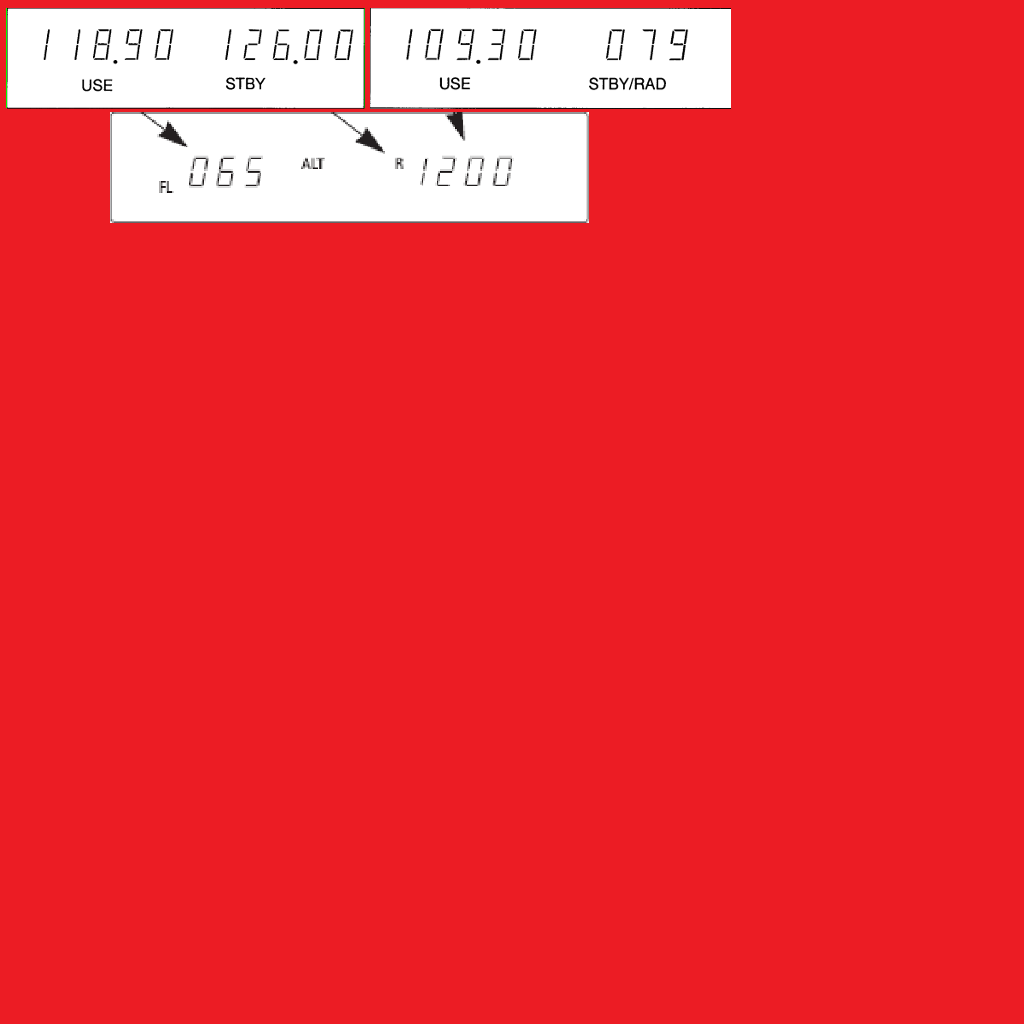
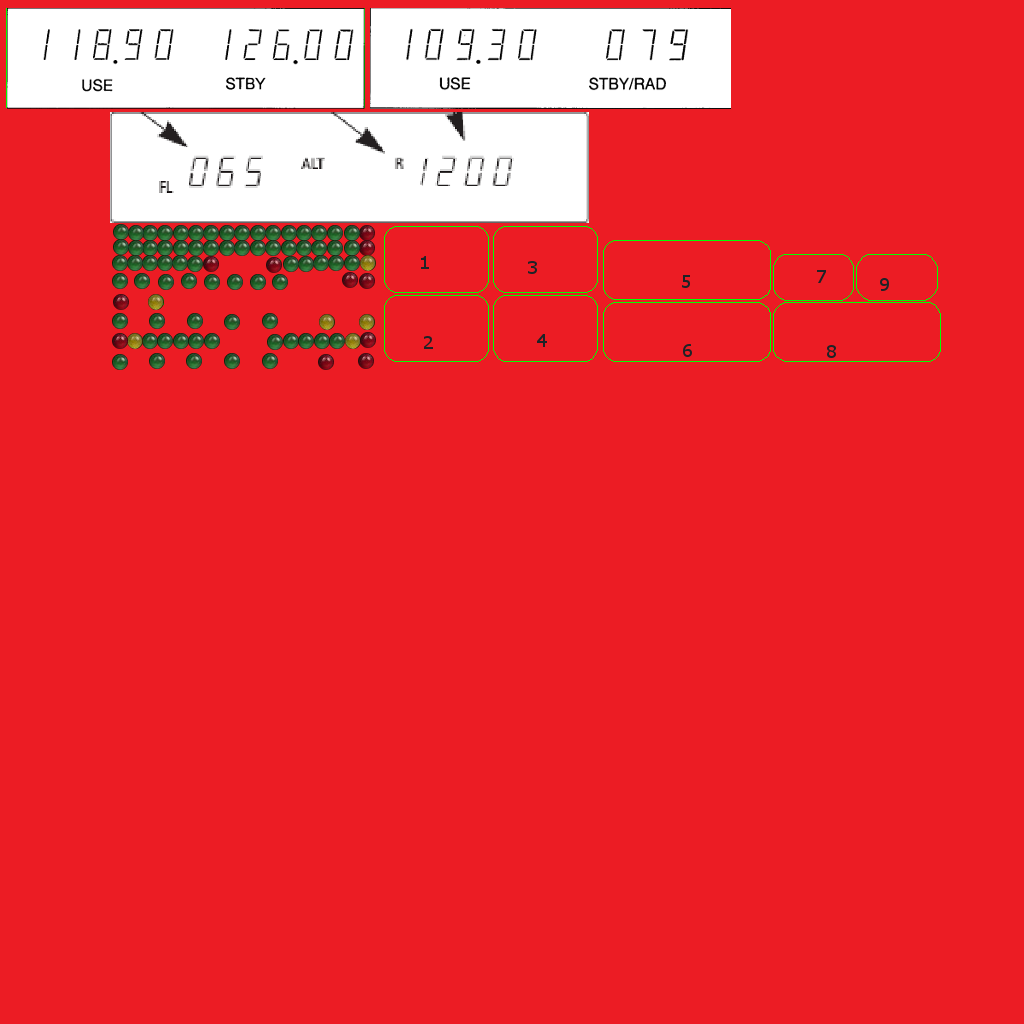
Layer changes from the first (1024, 1024) image to the second:
added layer "Pasted Layer" above "FL" over bbox(112, 224, 376, 370)
added layer "9" above "8" over bbox(880, 278, 889, 291)
added layer "8" above "7" over bbox(827, 345, 836, 358)
added layer "7" above "6" over bbox(817, 270, 826, 283)
added layer "6" above "5" over bbox(683, 344, 692, 357)
added layer "5" above "4" over bbox(682, 275, 690, 288)
added layer "4" above "3" over bbox(537, 334, 547, 347)
added layer "3" above "2" over bbox(528, 261, 537, 274)
added layer "2" above "1" over bbox(424, 336, 433, 349)
added layer "1" above "template_EI_gauges.png" over bbox(421, 256, 429, 269)
added layer "template_EI_gauges.png" above "template_Fuel_Press_2.png" over bbox(384, 226, 941, 362)
added layer "template_Fuel_Press_2.png" above "template_Fuel_Press_1.png" over bbox(320, 354, 373, 368)
added layer "template_Fuel_Press_1.png" above "template_Fuel_Level.png" over bbox(113, 354, 276, 368)
added layer "template_Fuel_Level.png" above "template_LED_Clock_2.png" over bbox(114, 333, 374, 348)
added layer "template_LED_Clock_2.png" above "template_LED_Clock_1.png" over bbox(320, 315, 373, 328)
added layer "template_LED_Clock_1.png" above "template_LED_Volts.png" over bbox(113, 314, 276, 328)
added layer "template_LED_Volts.png" above "template_LED_Monitor_2.png" over bbox(114, 295, 164, 309)
added layer "template_LED_Monitor_2.png" above "template_LED_Monitor_1.png" over bbox(343, 273, 374, 287)
added layer "template_LED_Monitor_1.png" above "template_LED_Oil.png" over bbox(114, 274, 287, 288)
added layer "template_LED_Oil.png" above "template_LED_RPM.png" over bbox(114, 256, 374, 271)
added layer "template_LED_RPM.png" above "template_LED_Manifold.png" over bbox(115, 240, 374, 255)
added layer "template_LED_Manifold.png" above "template_Transponder.png" over bbox(115, 226, 374, 240)
